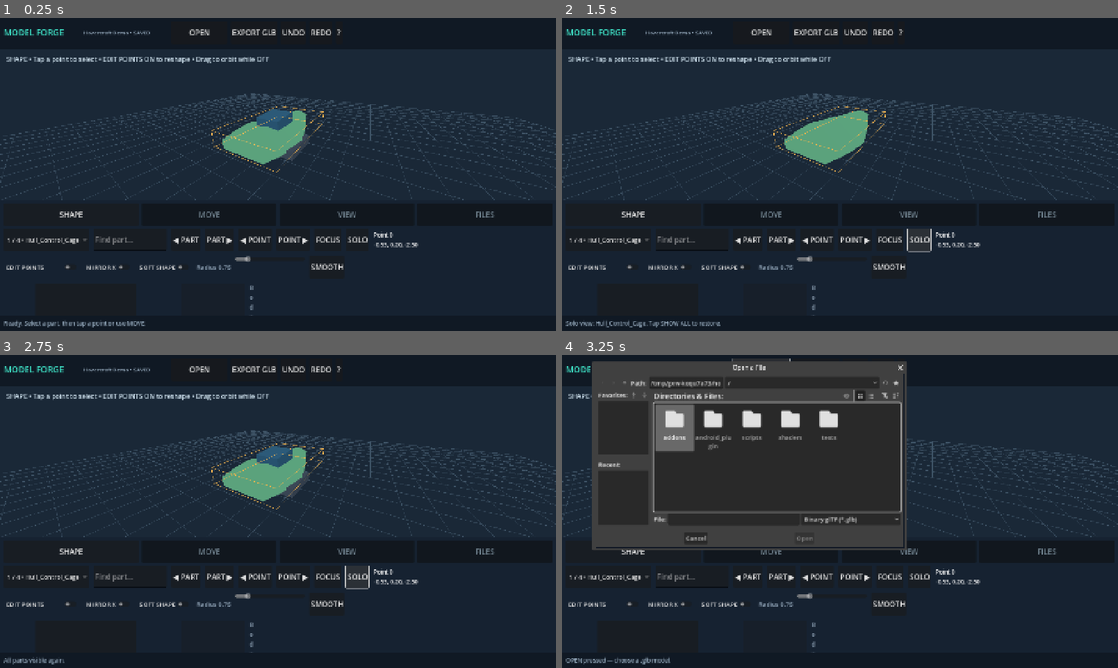
Above: before the commit, frames 1-4 (two rows, left to right).
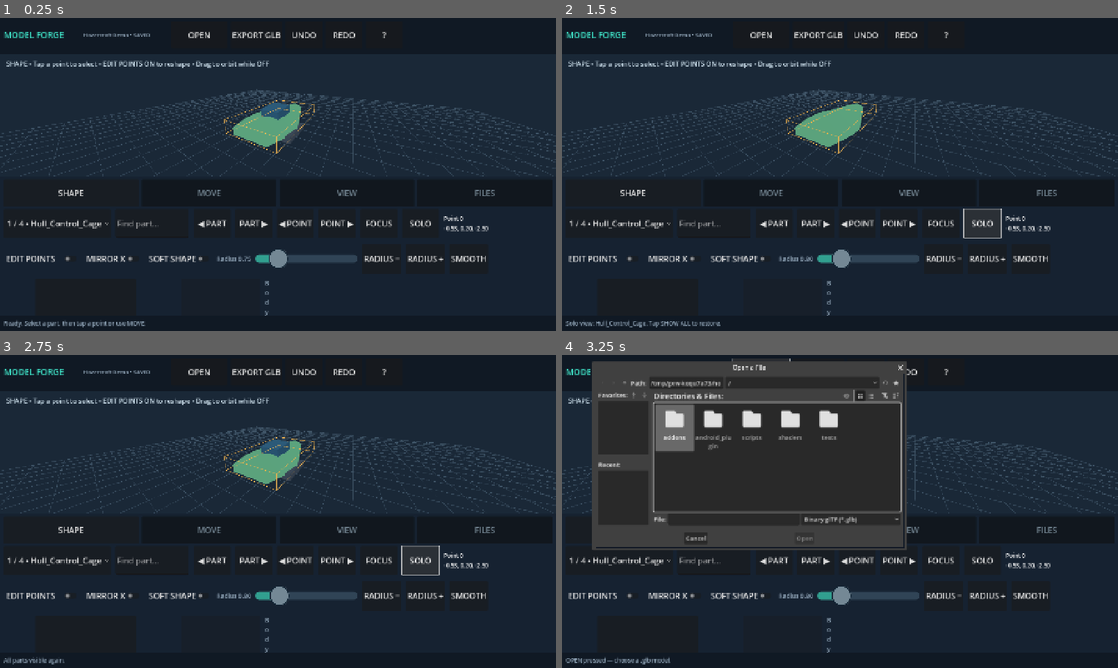
Above: after the commit, the same moments.

Repository: tpylman90-ctrl/Model-forge
Game: Godot game, scene res://main.tscn
Two runs of this game, one before a commit and one after it. Both use one fixed random seed, a clock stepped at 60 frames per second and the inputs below.
Inputs (mouse positions are in pixels of both pictures, inside the frame that each line leads up to):
- Up to frame 1 (0.25 s): no input
- Up to frame 2 (1.5 s): click (984, 259) at 0.5 s, where only the run after the commit has a clickable "RADIUS +"; click "SOLO" at 1.25 s
- Up to frame 3 (2.75 s): click "SOLO" at 2 s
- Up to frame 4 (3.25 s): click "OPEN" at 2.75 s

The runs differ from the first frame. In frame 1, 15% of the frame differs, in the area x 0-100%, y 3-96%; in frame 2, 15%; in frame 3, 15%; in frame 4, 7.4%.

Commit message:
Make all Android controls finger-sized with large custom slider thumbs, thick tracks, numeric stepping buttons

Diff:
--- a/scripts/main.gd
+++ b/scripts/main.gd
@@ -109,6 +109,7 @@
 func _ready() -> void:
     get_viewport().gui_release_focus()
     _create_ui()
+    _apply_touch_ui(self)
     _create_scene()
     _create_file_dialogs()
     _connect_android_file_bridge()
@@ -128,7 +129,7 @@
     var toolbar := HBoxContainer.new()
     toolbar.add_theme_constant_override("separation", 8)
     var toolbar_scroll := ScrollContainer.new()
-    toolbar_scroll.custom_minimum_size.y = 64
+    toolbar_scroll.custom_minimum_size.y = 76
     toolbar_scroll.size_flags_horizontal = Control.SIZE_EXPAND_FILL
     toolbar_scroll.horizontal_scroll_mode = ScrollContainer.SCROLL_MODE_AUTO
     toolbar_scroll.vertical_scroll_mode = ScrollContainer.SCROLL_MODE_DISABLED
@@ -196,7 +197,7 @@
         var tab := _button(tabs, tab_name, func(): _show_tab(index))
         tab_buttons.append(tab)
     var pages := Control.new()
-    pages.custom_minimum_size.y = 216
+    pages.custom_minimum_size.y = 266
     stack.add_child(pages)
     for i in range(4):
         var page := VBoxContainer.new()
@@ -244,7 +245,7 @@
     shape_options.add_child(soft_toggle)
     soft_radius_label = _label(shape_options, "Radius 0.75", 16, MUTED)
     soft_radius_slider = HSlider.new()
-    soft_radius_slider.custom_minimum_size.x = 180
+    soft_radius_slider.custom_minimum_size.x = 265
     soft_radius_slider.size_flags_horizontal = Control.SIZE_EXPAND_FILL
     soft_radius_slider.min_value = 0.15
     soft_radius_slider.max_value = 4.0
@@ -253,6 +254,8 @@
     soft_radius_slider.editable = false
     soft_radius_slider.value_changed.connect(_radius_changed)
     shape_options.add_child(soft_radius_slider)
+    _button(shape_options, "RADIUS −", func(): _nudge_radius(-0.05))
+    _button(shape_options, "RADIUS +", func(): _nudge_radius(0.05))
     _button(shape_options, "SMOOTH", _smooth_selection)
     var surface_row := _mobile_row(tool_panels[0])
     _label(surface_row, "SURFACE", 16, ACCENT)
@@ -304,12 +307,14 @@
     var move_settings := _mobile_row(tool_panels[1])
     _label(move_settings, "STEP SIZE", 17, MUTED)
     step_box = SpinBox.new()
-    step_box.custom_minimum_size = Vector2(180, 56)
+    step_box.custom_minimum_size = Vector2(235, 76)
     step_box.min_value = 0.0
     step_box.max_value = 20.0
     step_box.step = 0.01
     step_box.value = 0.10
     move_settings.add_child(step_box)
+    _button(move_settings, "− STEP", func(): _nudge_step(-0.01))
+    _button(move_settings, "+ STEP", func(): _nudge_step(0.01))
     _label(move_settings, "DRAG ALONG", 17, MUTED)
     axis_picker = OptionButton.new()
     axis_picker.custom_minimum_size = Vector2(225, 56)
@@ -342,13 +347,15 @@
     view_row.add_child(zebra_toggle)
     _label(view_row, "BANDS", 15, MUTED)
     zebra_slider = HSlider.new()
-    zebra_slider.custom_minimum_size.x = 160
+    zebra_slider.custom_minimum_size.x = 265
     zebra_slider.min_value = 4.0
     zebra_slider.max_value = 25.0
     zebra_slider.step = 1.0
     zebra_slider.value = 12.0
     zebra_slider.value_changed.connect(_zebra_bands_changed)
     view_row.add_child(zebra_slider)
+    _button(view_row, "BANDS −", func(): _nudge_zebra(-1.0))
+    _button(view_row, "BANDS +", func(): _nudge_zebra(1.0))
     highlight_toggle = CheckButton.new()
     highlight_toggle.text = "HIGHLIGHT PART"
     highlight_toggle.button_pressed = true
@@ -476,6 +483,17 @@
 func _radius_changed(value: float) -> void:
     edit.soft_radius = value
     soft_radius_label.text = "Radius %.2f" % value
+
+func _nudge_radius(direction: float) -> void:
+    soft_radius_slider.value = clampf(
+        soft_radius_slider.value + direction, soft_radius_slider.min_value, soft_radius_slider.max_value
+    )
+
+func _nudge_zebra(direction: float) -> void:
+    zebra_slider.value = clampf(zebra_slider.value + direction, zebra_slider.min_value, zebra_slider.max_value)
+
+func _nudge_step(direction: float) -> void:
+    step_box.value = clampf(snappedf(step_box.value + direction, 0.01), step_box.min_value, step_box.max_value)
 
 func _smooth_selection() -> void:
     if not edit.has_selection():
@@ -617,13 +635,83 @@
     style.content_margin_bottom = 9
     panel.add_theme_stylebox_override("panel", style)
 
+func _touch_knob_texture(active: bool, disabled: bool = false) -> Texture2D:
+    # Procedurally paint a 56 px touch handle with a 2 px contrasting rim.
+    # Controls remain Android-native Godot widgets; no image asset needed.
+    var image := Image.create(56, 56, false, Image.FORMAT_RGBA8)
+    image.fill(Color.TRANSPARENT)
+    var outer: Color = Color("#102333")
+    var face: Color = Color("#62f2cf") if active else Color("#39cfb1")
+    if disabled:
+        face = Color("#748895")
+    for y in range(56):
+        for x in range(56):
+            var distance: float = Vector2(float(x) - 27.5, float(y) - 27.5).length()
+            if distance > 26.0:
+                continue
+            var alpha: float = clampf(26.0 - distance, 0.0, 1.0)
+            var tint: Color = outer if distance > 23.0 else face
+            image.set_pixel(x, y, Color(tint.r, tint.g, tint.b, alpha))
+    return ImageTexture.create_from_image(image)
+
+func _touch_track(fill: Color) -> StyleBoxFlat:
+    var box := StyleBoxFlat.new()
+    box.bg_color = fill
+    box.set_corner_radius_all(11)
+    box.content_margin_top = 11.0
+    box.content_margin_bottom = 11.0
+    box.content_margin_left = 8.0
+    box.content_margin_right = 8.0
+    return box
+
+func _style_touch_slider(slider: HSlider) -> void:
+    slider.custom_minimum_size.y = 76.0
+    slider.custom_minimum_size.x = maxf(slider.custom_minimum_size.x, 265.0)
+    slider.add_theme_icon_override("grabber", _touch_knob_texture(false))
+    slider.add_theme_icon_override("grabber_highlight", _touch_knob_texture(true))
+    slider.add_theme_icon_override("grabber_disabled", _touch_knob_texture(false, true))
+    slider.add_theme_stylebox_override("slider", _touch_track(Color("#304456")))
+    slider.add_theme_stylebox_override("grabber_area", _touch_track(Color("#319f8f")))
+    slider.add_theme_stylebox_override("grabber_area_highlight", _touch_track(Color("#48cdb4")))
+    slider.add_theme_constant_override("grabber_offset", 0)
+
+func _apply_touch_ui(node: Node) -> void:
+    # One reusable Android touch scale applied to every current and future tab.
+    if node is HSlider:
+        _style_touch_slider(node)
+    elif node is CheckButton:
+        var toggle: CheckButton = node
+        toggle.custom_minimum_size.y = maxf(72.0, toggle.custom_minimum_size.y)
+        toggle.custom_minimum_size.x = maxf(150.0, toggle.custom_minimum_size.x)
+        toggle.add_theme_font_size_override("font_size", 21)
+    elif node is OptionButton:
+        var picker: OptionButton = node
+        picker.custom_minimum_size.y = maxf(74.0, picker.custom_minimum_size.y)
+        picker.custom_minimum_size.x = maxf(205.0, picker.custom_minimum_size.x)
+        picker.add_theme_font_size_override("font_size", 21)
+    elif node is SpinBox:
+        var spin: SpinBox = node
+        spin.custom_minimum_size.y = maxf(76.0, spin.custom_minimum_size.y)
+        spin.get_line_edit().add_theme_font_size_override("font_size", 23)
+    elif node is LineEdit:
+        var field: LineEdit = node
+        field.custom_minimum_size.y = maxf(74.0, field.custom_minimum_size.y)
+        field.add_theme_font_size_override("font_size", 21)
+    elif node is Button:
+        var btn: Button = node
+        btn.custom_minimum_size.y = maxf(70.0, btn.custom_minimum_size.y)
+        btn.add_theme_font_size_override("font_size", 21)
+    for child in node.get_children():
+        if child is Control:
+            _apply_touch_ui(child)
+
 func _mobile_row(parent: Node) -> HBoxContainer:
     # Dense editing strips must scroll horizontally on an Android phone.
     # Never shrink or clip the action buttons off the display.
     var strip := ScrollContainer.new()
     strip.horizontal_scroll_mode = ScrollContainer.SCROLL_MODE_AUTO
     strip.vertical_scroll_mode = ScrollContainer.SCROLL_MODE_DISABLED
-    strip.custom_minimum_size.y = 63
+    strip.custom_minimum_size.y = 82
     strip.size_flags_horizontal = Control.SIZE_EXPAND_FILL
     parent.add_child(strip)
     var content := HBoxContainer.new()
@@ -635,8 +723,8 @@
 func _button(parent: Node, caption: String, action: Callable) -> Button:
     var button := Button.new()
     button.text = caption
-    button.custom_minimum_size.y = 58
-    button.add_theme_font_size_override("font_size", 19)
+    button.custom_minimum_size = Vector2(96, 70)
+    button.add_theme_font_size_override("font_size", 21)
     button.size_flags_horizontal = Control.SIZE_EXPAND_FILL
     button.pressed.connect(action)
     parent.add_child(button)
